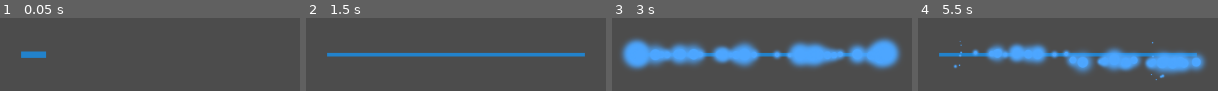
Above: before the commit, frames 1-4 (left to right).
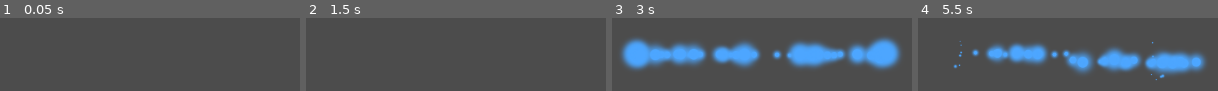
Above: after the commit, the same moments.

Repository: zys37/HandDrawnSurvivors
Game: Godot game, scene res://laser.tscn
Same seed, same stepped clock (60 frames per second), same inputs: the game is played once before the commit and once after it. This scene is started directly instead of the project's main scene.
Inputs (mouse positions are in pixels of both pictures, inside the frame that each line leads up to):
- Up to frame 1 (0.05 s): no input
- Up to frame 2 (1.5 s): tap Enter at 0.5 s; move the mouse to (outside the picture) at 0.52 s; hold Right (ui_right) 0.53-1.28 s; click (outside the picture) at 0.67 s; move the mouse to (outside the picture) at 1.27 s; hold Down (ui_down) from 1.28 s (still down)
- Up to frame 3 (3 s): tap Space at 2 s; move the mouse to (outside the picture) at 2.02 s; release Down (ui_down) at 2.03 s; hold Right (ui_right) 2.03-2.78 s; tap Enter at 2.75 s; move the mouse to (outside the picture) at 2.77 s; hold Up (ui_up) from 2.78 s (still down); click (outside the picture) at 2.92 s
- Up to frame 4 (5.5 s): move the mouse to (outside the picture) at 3.52 s; release Up (ui_up) at 3.53 s; hold Left (ui_left) 3.53-5.03 s; tap Space at 4.25 s; move the mouse to (1008, 56) at 4.27 s; tap Enter at 5 s; move the mouse to (outside the picture) at 5.02 s; hold Down (ui_down) from 5.03 s (still down); click (outside the picture) at 5.17 s

The runs differ from the first frame. In frame 1, 0.8% of the frame differs, in the area x 7-16%, y 45-55%; in frame 2, 4.7%, in the area x 7-93%, y 47-54%; in frame 3, 0.9%; in frame 4, 3.1%.

Commit message:
some testing
trying to make laser shoot based on timer, still need to figure out the way of shooting closest enemy

Diff:
--- a/laser.tscn
+++ b/laser.tscn
@@ -59,6 +59,7 @@
 script = ExtResource("1_qaawy")
 
 [node name="Line2D" type="Line2D" parent="."]
+visible = false
 position = Vector2(0, -1.90735e-06)
 scale = Vector2(1, 1.9)
 points = PackedVector2Array(0, 0, 40, 0)
@@ -90,3 +91,5 @@
 
 [node name="WorldEnvironment" type="WorldEnvironment" parent="."]
 environment = SubResource("Environment_4kf6u")
+
+[node name="Timer" type="Timer" parent="."]
